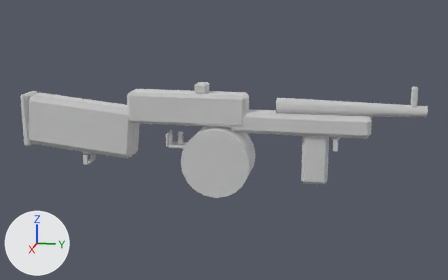
The glTF model ambush_loop/art/v2/models/thompson_lod0.glb as it was, and as the next commit left it.
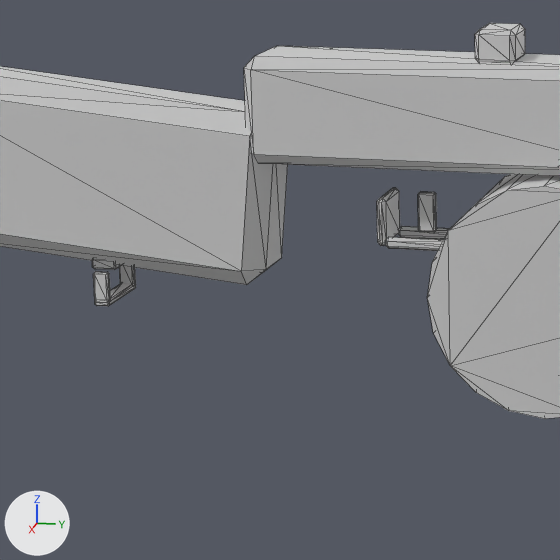
There are two pictures of each version: one whole from a 50 mm lens placed at (1.232, 0.348, 0.278), pointed at (-0.003, 0.101, -0.031), one close up on the part from 12% to 49% of the width and 27% to 85% of the height. Arrows for +X, +Y and +Z are at lower left; the lights stay in place. The last two pictures show the newer version. The close-ups show mesh edges as thin lines. Vertices at exactly the same position are counted once.

Names of what the first close-up shows: 'thompson_body'.
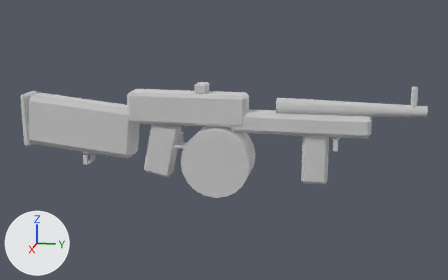
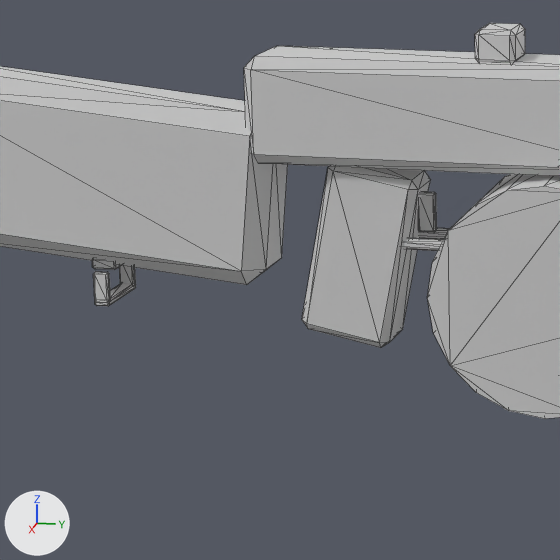
What differs and where, as boxes [x1, y1, x2, y2] in the close-ups (560 x 560 px):
part 1 of me_cube_606, added: after [302, 166, 430, 348]

Patch to the scene script:
```diff
--- a/ambush_loop/art/v2/models/thompson_lod0.glb.py
+++ b/ambush_loop/art/v2/models/thompson_lod0.glb.py
@@ me_cube_606 @@
 # used by ob_thompson_body; location = (0.0, 0.0, 0.0)
-me_cube_606.from_pydata(...)  # 540 vertices, 1024 faces; spans x -0.04..0.04, y -0.339..0.5, z -0.144..0.092
+me_cube_606.from_pydata(...)  # 564 vertices, 1068 faces; spans x -0.04..0.04, y -0.339..0.5, z -0.144..0.092
+# me_cube_606 part 1: a new loose piece of 24 vertices spanning x -0.02..0.02, y -0.07..0.006, z -0.114..0.004, in mat_v2_actor_atlas (white #e7e7e7)
 me_cube_606.materials.append(mat_v2_actor_atlas)
```
